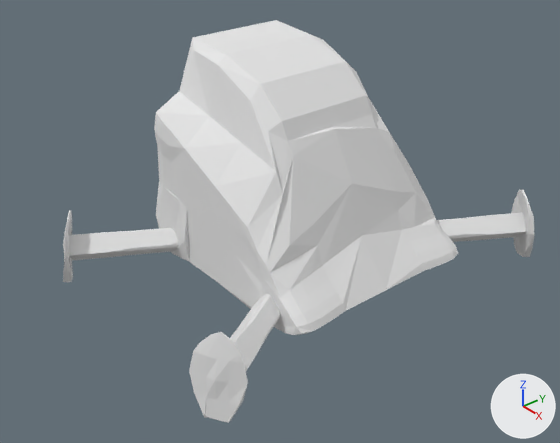
The Blender file Models/char/mh/stingerModel.blend: old version first, new version second.
One viewpoint serves both versions: a 50 mm lens placed at (1.003, -0.882, 0.833), pointed at (0.046, -0.093, 0.154). The axes (+X, +Y, +Z) are drawn at lower right. The lights are the same throughout.

Names of what the first picture shows: 'backShortLeg.R', 'frontShortLeg.L', 'frontShortLeg.R', 'stingerBody01'.
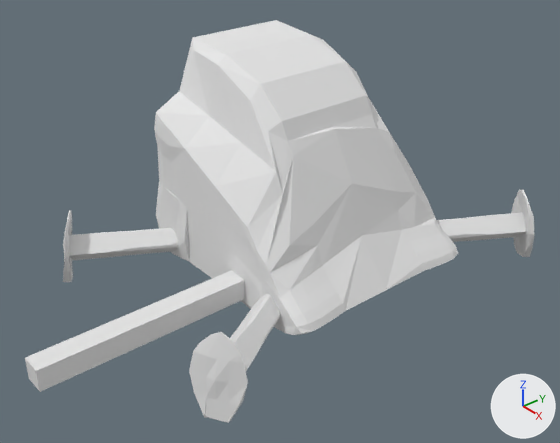
What differs and where, as boxes [x1, y1, x2, y2] in the pictures (560 x 443 px):
```json
{"object": "frontLongLeg.R", "change": "added", "after": [25, 270, 245, 392]}
```

The change, as JSON lines over the scene's bpy script:
```json
{"op": "add", "block": "me_cube_005", "code": ["me_cube_005 = bpy.data.meshes.new('Cube.005')", "me_cube_005.from_pydata(...)  # a box spanning x -1.0..1.0, y -1.0..1.0, z -1.0..1.0"]}
{"op": "add", "block": "ob_frontlongleg_r", "code": ["ob_frontlongleg_r = bpy.data.objects.new('frontLongLeg.R', me_cube_005)", "ob_frontlongleg_r.location = (0.06, -0.387, 0.069)", "ob_frontlongleg_r.scale = (0.02, 0.2, 0.02)"]}
```
